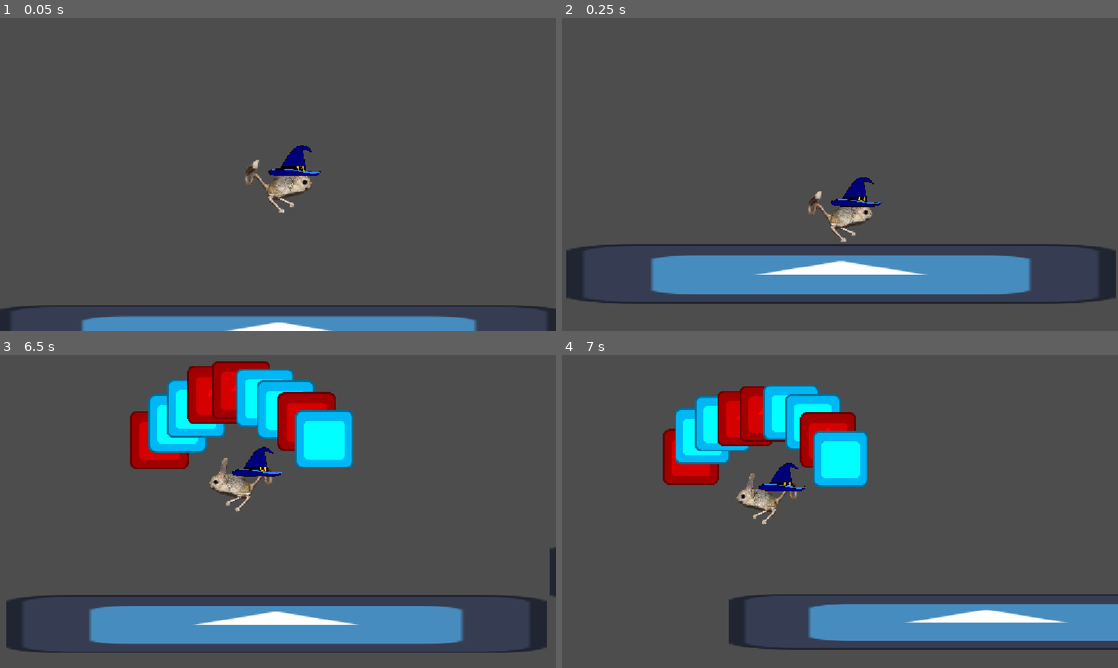
Above: before the commit, frames 1-4 (two rows, left to right).
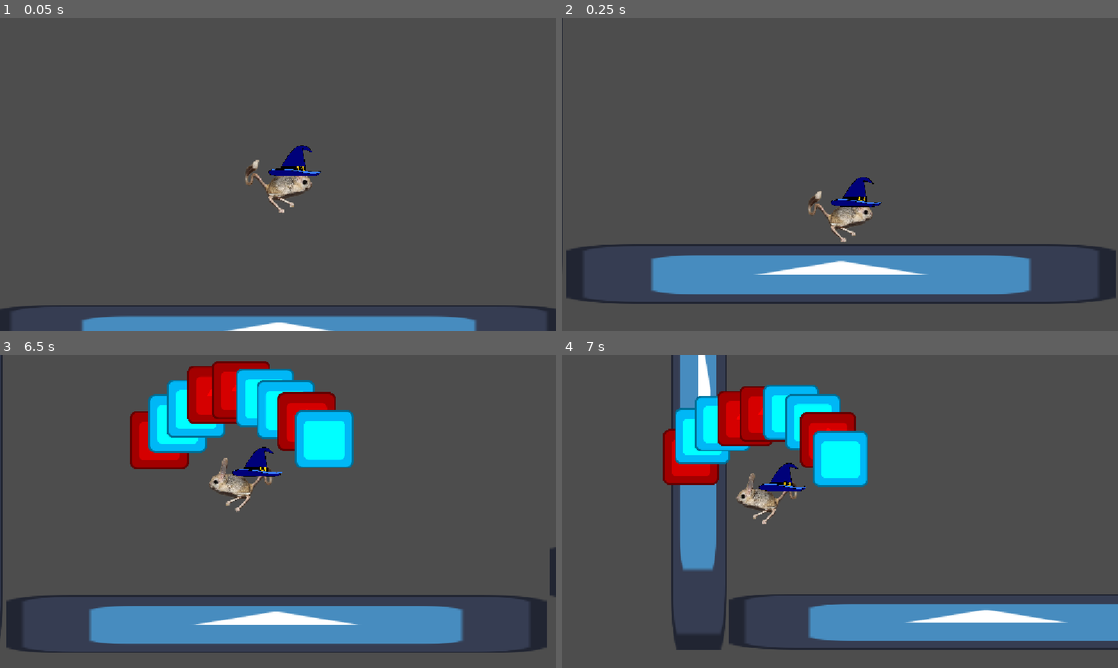
Above: after the commit, the same moments.

Repository: Kaplin86/magical-jerboa
Game: Godot game, scene res://testiung.tscn
Two runs of this game, one before a commit and one after it. Both use one fixed random seed, a clock stepped at 60 frames per second and the inputs below. The engine's default icon, where the game draws it, is replaced by a stand-in: a white triangle on a blue panel in a dark square.
Inputs (mouse positions are in pixels of both pictures, inside the frame that each line leads up to):
- Up to frame 1 (0.05 s): no input
- Up to frame 2 (0.25 s): no input
- Up to frame 3 (6.5 s): tap Enter at 0.5 s; move the mouse to (400, 495) at 0.52 s; hold Right (right) 0.53-2.03 s; tap Q (a) at 0.6, 1.55, 2.1, 3.05, 4.55, 5.1, 6.05 s; click (400, 495) at 0.67 s; tap Up at 0.77, 1.52, 3.02, 3.77, 4.52, 6.02 s; tap E (b) at 0.8, 1.35, 2.3, 2.85, 3.8, 5.3, 5.85 s; move the mouse to (166, 527) at 1.27 s; move the mouse to (333, 442) at 2.02 s; hold Left (left) 2.03-2.78 s; move the mouse to (250, 574) at 2.77 s; hold Right (right) 2.78-4.28 s; click (250, 574) at 2.92 s; move the mouse to (444, 558) at 3.52 s; tap Alt at 3.6 s; move the mouse to (111, 464) at 4.27 s; hold Left (left) 4.28-5.03 s; tap Shift at 4.35 s; move the mouse to (305, 511) at 5.02 s; hold Right (right) 5.03-5.78 s; click (305, 511) at 5.17 s; move the mouse to (194, 433) at 5.77 s; hold Left (left) from 5.78 s (still down)
- Up to frame 4 (7 s): keep holding Left (left); move the mouse to (962, 495) at 6.52 s; tap Q (a) at 6.6 s; tap Up at 6.77 s; tap E (b) at 6.8 s

Frame 1 is identical in both runs. In frame 2, 0.1% of the frame differs, in the area x 0-1%, y 0-80%; in frame 3, 0.3%; in frame 4, 3.7%, in the area x 19-30%, y 0-95%.

Commit message:
stair creation

Diff:
--- /dev/null
+++ b/scenes/spells/stairwaycreation.tscn
@@ -0,0 +1,31 @@
+[gd_scene format=3 uid="uid://crb4kk5v1xs6s"]
+
+[ext_resource type="Script" uid="uid://c73bsg0ga53qq" path="res://scripts/stairwaycreation.gd" id="1_4a13d"]
+[ext_resource type="Texture2D" uid="uid://btgbchle10jm5" path="res://icon.svg" id="2_aiuc6"]
+
+[sub_resource type="RectangleShape2D" id="RectangleShape2D_4kxuq"]
+
+[node name="Node2D" type="Node2D" unique_id=1049677670]
+script = ExtResource("1_4a13d")
+
+[node name="StaticBody2D" type="StaticBody2D" parent="." unique_id=574735263]
+position = Vector2(0, 24)
+scale = Vector2(-11.889122, 1.3701925)
+
+[node name="Sprite2D" type="Sprite2D" parent="StaticBody2D" unique_id=58472259]
+scale = Vector2(0.15664913, 0.15664913)
+texture = ExtResource("2_aiuc6")
+
+[node name="CollisionShape2D" type="CollisionShape2D" parent="StaticBody2D" unique_id=1814547504]
+shape = SubResource("RectangleShape2D_4kxuq")
+
+[node name="StaticBody2D2" type="StaticBody2D" parent="." unique_id=884384889]
+position = Vector2(2.0000038, -18)
+scale = Vector2(-8.430237, 1.5580555)
+
+[node name="Sprite2D" type="Sprite2D" parent="StaticBody2D2" unique_id=45432456]
+scale = Vector2(0.15664913, 0.15664913)
+texture = ExtResource("2_aiuc6")
+
+[node name="CollisionShape2D" type="CollisionShape2D" parent="StaticBody2D2" unique_id=1342603529]
+shape = SubResource("RectangleShape2D_4kxuq")
--- a/scripts/jerboa.gd
+++ b/scripts/jerboa.gd
@@ -4,13 +4,17 @@
 var jumpPower = 3
 var horizSpeed = 300
 
+var left = false
+
 func _physics_process(delta: float) -> void:
 	if is_on_floor():
 		var input = false
 		if Input.is_action_pressed("right"):
 			velocity -= Vector2(-horizSpeed,1000 * jumpPower)
+			left = false
 		elif Input.is_action_pressed("left"):
 			velocity -= Vector2(horizSpeed,1000 * jumpPower)
+			left = true
 		if !input:
 			velocity.x = lerp(velocity.x,0.0,delta * 5)
 	if !is_on_floor():
--- a/scripts/spellManager.gd
+++ b/scripts/spellManager.gd
@@ -10,7 +10,8 @@
 @export var jerboa : JerboaPlayer
 
 var Spells = {
-	[0,1,0] : preload("res://scenes/spells/superjump.tscn")
+	[0,1,0] : preload("res://scenes/spells/superjump.tscn"),
+	[1,0,0] : preload("res://scenes/spells/stairwaycreation.tscn"),
 }
 
 func _process(delta: float) -> void:
--- /dev/null
+++ b/scripts/stairwaycreation.gd
@@ -0,0 +1,7 @@
+extends SpellObject
+
+func _ready() -> void:
+	if !jerboa.left:
+		global_position = jerboa.global_position + Vector2(250,0)
+	else:
+		global_position = jerboa.global_position - Vector2(250,0)
--- a/testiung.tscn
+++ b/testiung.tscn
@@ -7,6 +7,9 @@
 [ext_resource type="Script" uid="uid://vymndjqb0srr" path="res://scripts/spellManager.gd" id="5_o3a68"]
 
 [sub_resource type="RectangleShape2D" id="RectangleShape2D_4kxuq"]
+size = Vector2(129.72682, 131)
+
+[sub_resource type="RectangleShape2D" id="RectangleShape2D_o3a68"]
 size = Vector2(129.72682, 131)
 
 [sub_resource type="CapsuleShape2D" id="CapsuleShape2D_4kxuq"]
@@ -34,6 +37,54 @@
 [node name="StaticBody2D" type="StaticBody2D" parent="Icon2" unique_id=519589783]
 
 [node name="CollisionShape2D" type="CollisionShape2D" parent="Icon2/StaticBody2D" unique_id=1948015217]
+position = Vector2(0.107925415, -2.5)
+shape = SubResource("RectangleShape2D_4kxuq")
+
+[node name="Icon6" type="Sprite2D" parent="." unique_id=796640925]
+position = Vector2(2959, -97)
+scale = Vector2(9.265625, 1)
+texture = ExtResource("1_ydm5q")
+
+[node name="StaticBody2D" type="StaticBody2D" parent="Icon6" unique_id=1823927998]
+
+[node name="CollisionShape2D" type="CollisionShape2D" parent="Icon6/StaticBody2D" unique_id=2028965733]
+position = Vector2(0.107925415, -2.5)
+shape = SubResource("RectangleShape2D_o3a68")
+one_way_collision = true
+
+[node name="Icon7" type="Sprite2D" parent="." unique_id=199032642]
+position = Vector2(4201, -620)
+scale = Vector2(9.265625, 1)
+texture = ExtResource("1_ydm5q")
+
+[node name="StaticBody2D" type="StaticBody2D" parent="Icon7" unique_id=1484129986]
+
+[node name="CollisionShape2D" type="CollisionShape2D" parent="Icon7/StaticBody2D" unique_id=2078812448]
+position = Vector2(0.107925415, -2.5)
+shape = SubResource("RectangleShape2D_o3a68")
+one_way_collision = true
+
+[node name="Icon4" type="Sprite2D" parent="." unique_id=1620849854]
+position = Vector2(-84, 132)
+rotation = 1.5707964
+scale = Vector2(9.265625, 1)
+texture = ExtResource("1_ydm5q")
+
+[node name="StaticBody2D" type="StaticBody2D" parent="Icon4" unique_id=1017754345]
+
+[node name="CollisionShape2D" type="CollisionShape2D" parent="Icon4/StaticBody2D" unique_id=1363253147]
+position = Vector2(0.107925415, -2.5)
+shape = SubResource("RectangleShape2D_4kxuq")
+
+[node name="Icon5" type="Sprite2D" parent="." unique_id=1837583207]
+position = Vector2(3598, -84)
+rotation = 1.5707964
+scale = Vector2(9.265625, 1)
+texture = ExtResource("1_ydm5q")
+
+[node name="StaticBody2D" type="StaticBody2D" parent="Icon5" unique_id=839065484]
+
+[node name="CollisionShape2D" type="CollisionShape2D" parent="Icon5/StaticBody2D" unique_id=444343941]
 position = Vector2(0.107925415, -2.5)
 shape = SubResource("RectangleShape2D_4kxuq")
 
Not shown, added: scripts/stairwaycreation.gd.uid
